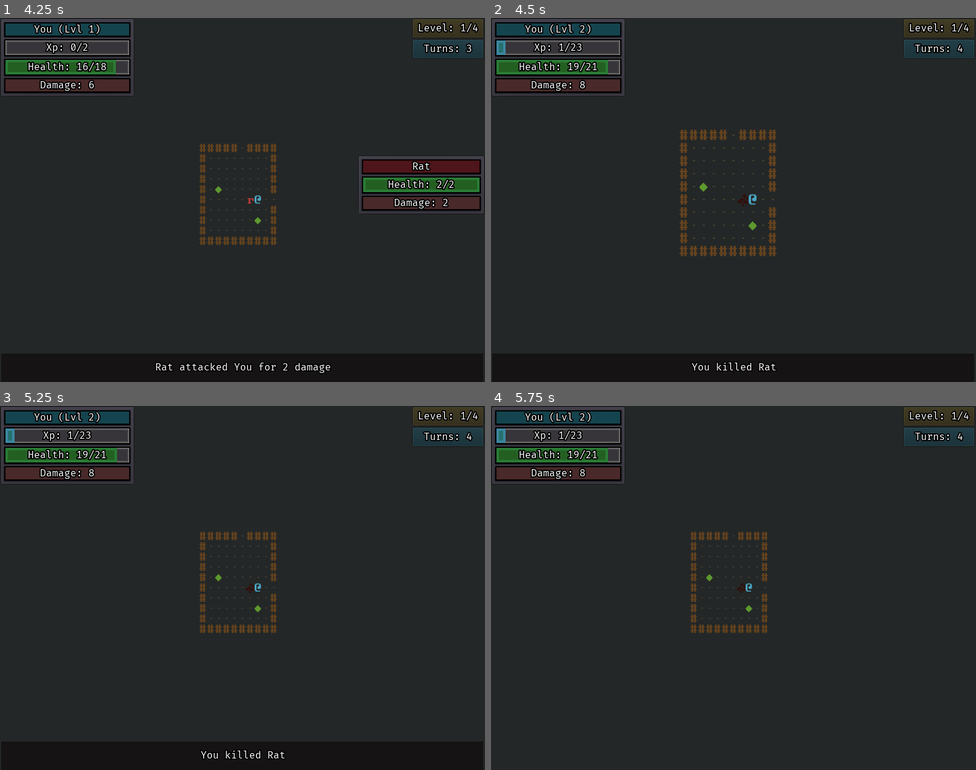
Above: before the commit, frames 1-4 (two rows, left to right).
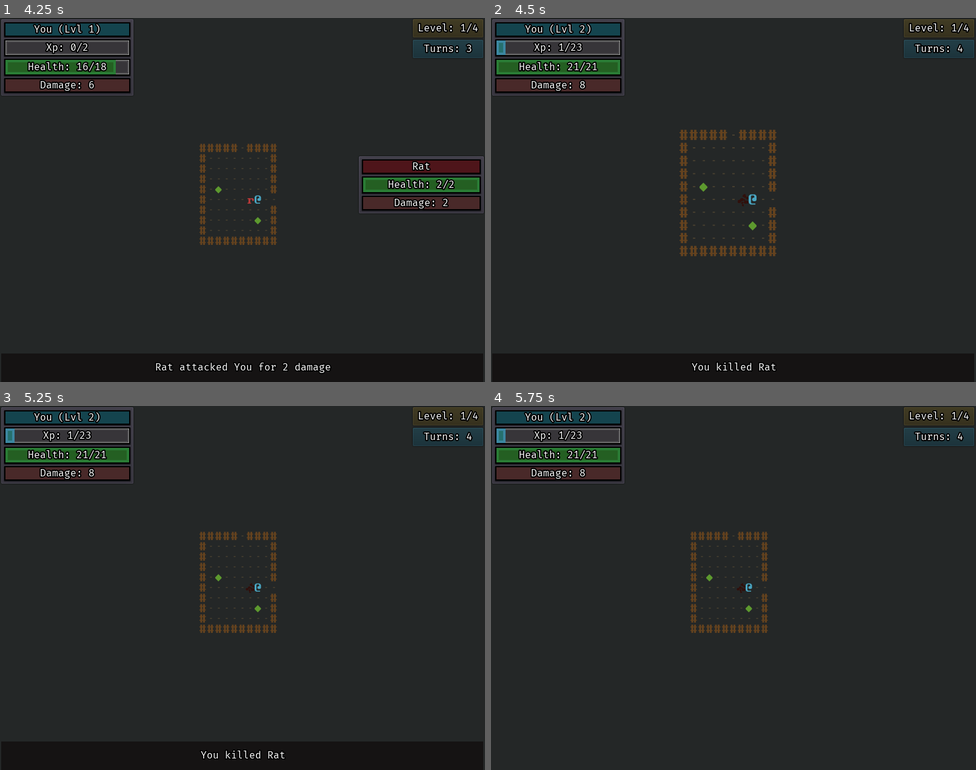
Above: after the commit, the same moments.

Repository: ZenCoderGames/ZRoguelikeGame
Game: Godot game, scene res://scene/main/MainScene.tscn
Same seed, same stepped clock (60 frames per second), same inputs: the game is played once before the commit and once after it.
Inputs:
- Up to frame 1 (4.25 s): click "New Game" at 0.5 s; tap Enter at 1.25, 2.75 s; hold Right (move_right) 1.28-2.03 s; tap S (cam_move_down) at 1.35 s; tap Space at 2, 3.5 s; hold Down (move_down) 2.03-2.78 s; tap A (cam_move_left) at 2.1 s; hold Right (move_right) 2.78-3.53 s; tap D (cam_move_right) at 2.85 s; hold Up (move_up) from 3.53 s (still down); tap W (cam_move_up) at 3.6 s
- Up to frame 2 (4.5 s): tap Enter at 4.25 s; release Up (move_up) at 4.28 s; hold Left (move_left) from 4.28 s (still down); tap Q (cam_zoom_in) at 4.35 s
- Up to frame 3 (5.25 s): keep holding Left (move_left); tap Space at 5 s; tap E (cam_zoom_out) at 5.1 s
- Up to frame 4 (5.75 s): keep holding Left (move_left)

Frame 1 is identical in both runs. In frame 2, 0.2% of the frame differs, in the area x 15-27%, y 11-16%; in frame 3, 0.2%; in frame 4, 0.2%.

Commit message:
Health Refresh on Level Up

Diff:
--- a/scripts/battle/instance/characters/Character.gd
+++ b/scripts/battle/instance/characters/Character.gd
@@ -162,6 +162,17 @@
 	for stat in stats:
 		if stat.type == statType:
 			stat.update_from_modified_linked_stat()
+			emit_signal("OnStatChanged", self)
+			return stat.get_value()
+
+	print("ERROR: Can't find stat type - ", statType)
+	return null
+
+func reset_stat_value(statType):
+	# iterate through char
+	for stat in stats:
+		if stat.type == statType:
+			stat.reset_value()
 			emit_signal("OnStatChanged", self)
 			return stat.get_value()
 
--- a/scripts/battle/instance/characters/PlayerCharacter.gd
+++ b/scripts/battle/instance/characters/PlayerCharacter.gd
@@ -73,6 +73,7 @@
 	modify_absolute_stat_value(StatData.STAT_TYPE.STRENGTH, 1)
 	refresh_linked_stat_value(StatData.STAT_TYPE.HEALTH)
 	refresh_linked_stat_value(StatData.STAT_TYPE.DAMAGE)
+	reset_stat_value(StatData.STAT_TYPE.HEALTH)
 	emit_signal("OnLevelUp")
 
 func get_xp():
--- a/scripts/battle/instance/stats/Stat.gd
+++ b/scripts/battle/instance/stats/Stat.gd
@@ -40,6 +40,9 @@
 	value = newValue
 	return newValue
 
+func reset_value():
+	value = baseValue
+
 func update_from_modified_linked_stat():
 	var prevBaseValue:int = baseValue
 	var newBaseValue:int = get_base_value()
